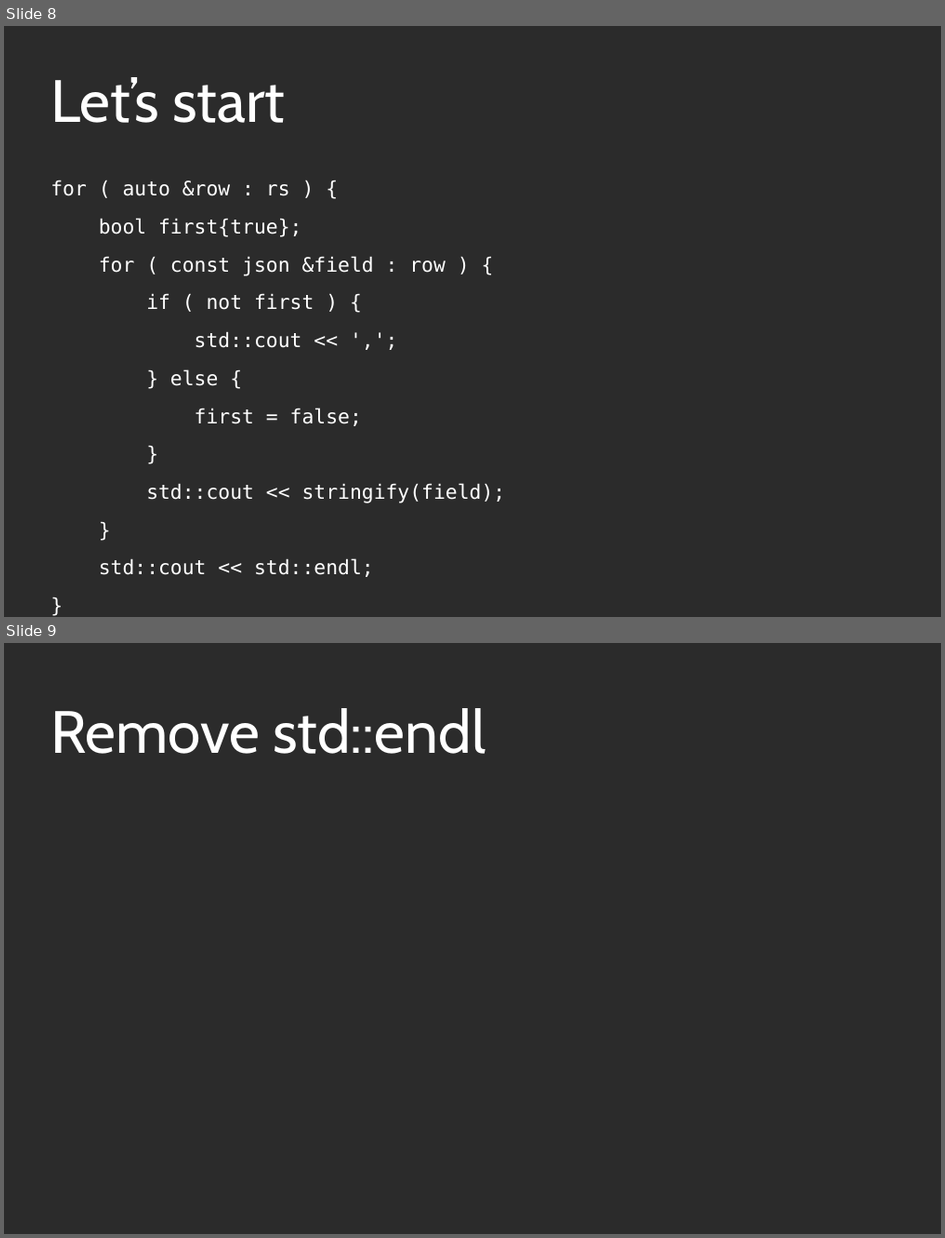
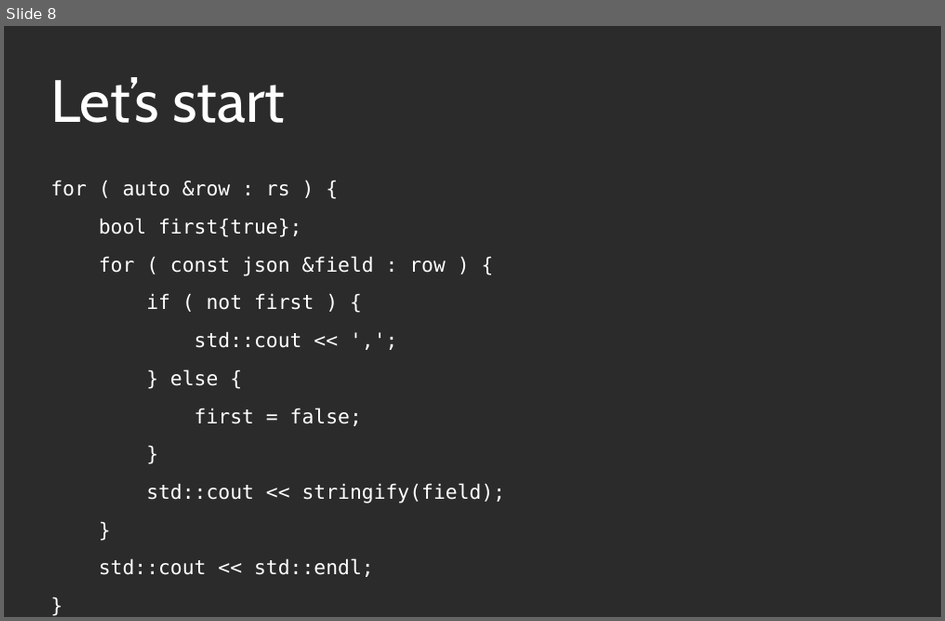
Before and after one commit to KayEss/cpp-designing4performance, a slide deck: slides/Designing APIs For Performance.odp. Shown one above the other, each under a label of ours: slides 8 and 9 before the commit, slide 8 after it. The pictures are 945x1238 and 945x621 pixels, drawn with LibreOffice and Linux fonts; fonts in the diff are those of the drawing; background and template pictures are left out; a plain dark background stands for a picture behind light text. Boxes give left, top, right and bottom in pixels: in the first picture for what was removed or moved away, otherwise in the second. Text is boxed around its words. In the diff, an @@ line names an element or a change of style, - is before the commit and + after.

```diff
--- a/slides/Designing APIs For Performance.odp
+++ b/slides/Designing APIs For Performance.odp
@@ slide 9 removed at [4, 643, 941, 1234], background picture (left out) @@
@@ title removed at [50, 708, 486, 754] @@
-Remove std::endl
```
Also in this commit, not shown: 3 slides changed, 4 slides added, 3 other slides removed, 5 other files.
